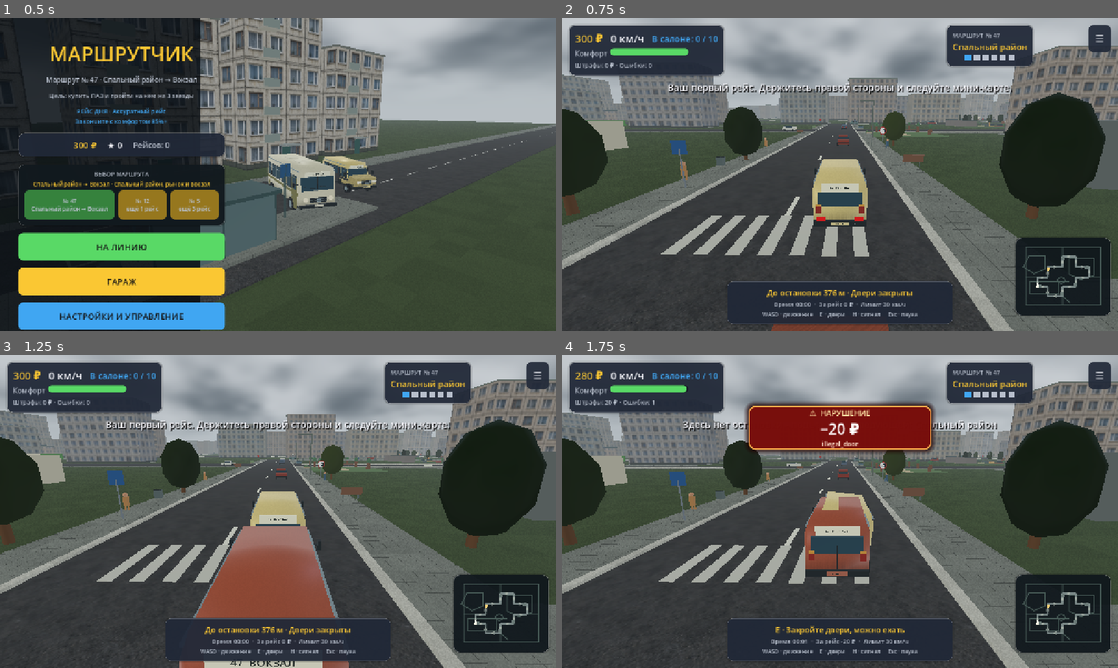
Above: before the commit, frames 1-4 (two rows, left to right).
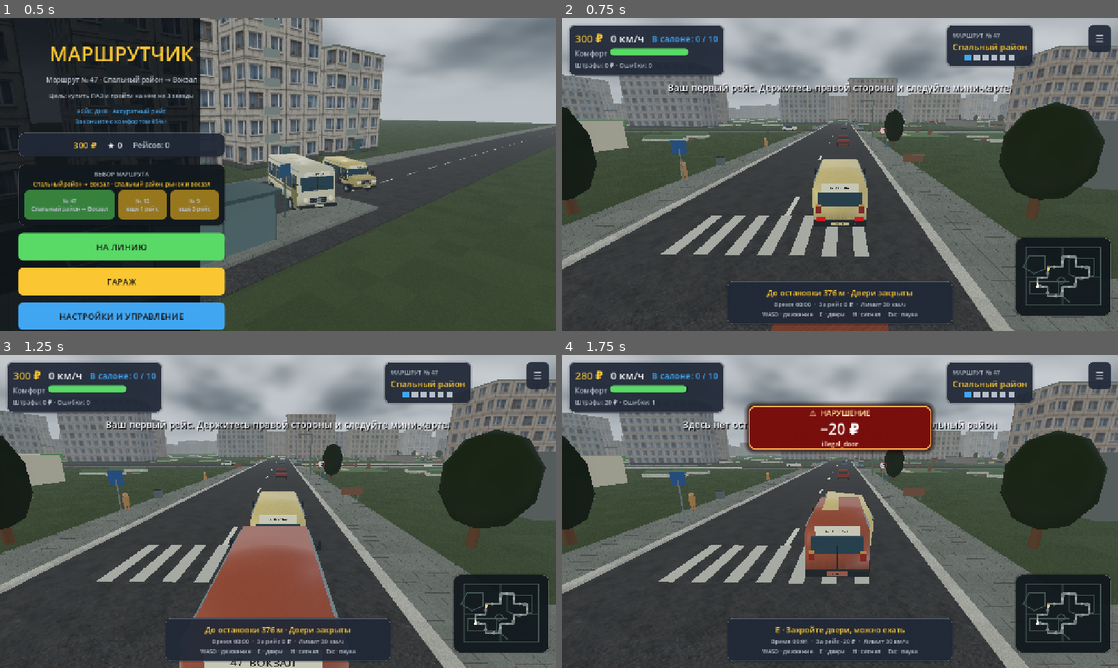
Above: after the commit, the same moments.

Repository: LuardeGames/marshrutchik_sim
Game: Godot game, scene res://scenes/main_menu/main_menu.tscn
Two runs of this game, one before a commit and one after it. Both use one fixed random seed, a clock stepped at 60 frames per second and the inputs below.
Inputs (mouse positions are in pixels of both pictures, inside the frame that each line leads up to):
- Up to frame 1 (0.5 s): no input
- Up to frame 2 (0.75 s): click "НА ЛИНИЮ" at 0.5 s
- Up to frame 3 (1.25 s): no input
- Up to frame 4 (1.75 s): tap Enter at 1.25 s; move the mouse to (962, 495) at 1.27 s; hold D (steer_right) from 1.28 s (still down); tap E (doors) at 1.35 s; click (962, 495) at 1.42 s

Frame 1 is identical in both runs. In frame 2, 2.5% of the frame differs, in the area x 0-98%, y 23-61%; in frame 3, 2.5%, in the area x 0-99%, y 20-58%; in frame 4, 2.5%.

Commit message:
Match driving penalties to asphalt surfaces and fill vacant garden lots

Diff:
--- a/scripts/game/gameplay.gd
+++ b/scripts/game/gameplay.gd
@@ -48,7 +48,7 @@
 	rule_enforcement = RULE_ENFORCEMENT_SCRIPT.new()
 	rule_enforcement.name = "RuleEnforcement"
 	add_child(rule_enforcement)
-	rule_enforcement.setup(vehicle, route_manager)
+	rule_enforcement.setup(vehicle, route_manager, world)
 	incident_manager = ROAD_INCIDENT_MANAGER_SCRIPT.new()
 	incident_manager.name = "RoadIncidentManager"
 	add_child(incident_manager)
--- a/scripts/world/rule_enforcement.gd
+++ b/scripts/world/rule_enforcement.gd
@@ -8,14 +8,18 @@
 var speed_limit_kmh: int = 40
 var _previous_position := Vector3.ZERO
 var _cooldowns: Dictionary = {}
+var _road_surfaces: Array = []
+var _offroad_time: float = 0.0
 
 const SPEED_TOLERANCE := 5.0
 const SIDEWALK_LIMIT := RouteDefinition.ROAD_WIDTH * 0.5 + 1.4
 
-func setup(vehicle_ref: VehicleController, route_ref: RouteManager) -> void:
+func setup(vehicle_ref: VehicleController, route_ref: RouteManager, world: Node3D = null) -> void:
 	vehicle = vehicle_ref
 	route_manager = route_ref
 	_previous_position = vehicle.global_position
+	if world != null:
+		_road_surfaces = world.get_meta("road_surfaces", [])
 
 func _physics_process(delta: float) -> void:
 	if vehicle == null or not GameManager.trip_running or GameManager.state != GameManager.State.DRIVING:
@@ -23,7 +27,7 @@
 	for key in _cooldowns.keys():
 		_cooldowns[key] = maxf(0.0, float(_cooldowns[key]) - delta)
 	_check_speed()
-	_check_surface()
+	_check_surface(delta)
 	_check_red_lights()
 	_previous_position = vehicle.global_position
 
@@ -45,13 +49,21 @@
 		return
 	_try_violation("speed", 28 if limit >= 30 else 40, 2.0, "Слишком быстро: лимит %d км/ч · штраф %d ₽" % [limit, 28 if limit >= 30 else 40], 4.0)
 
-func _check_surface() -> void:
+func _check_surface(delta: float) -> void:
 	var data := _nearest_route_data(vehicle.global_position)
 	var distance := float(data.get("distance", 0.0))
 	if _near_stop(vehicle.global_position, 18.0):
+		_offroad_time = 0.0
 		return # the bus bay is deliberately outside the road centreline
-	if distance > SIDEWALK_LIMIT and absf(vehicle.speed) > 1.5:
+	var on_road: bool = WorldBuilder.is_road_surface(vehicle.global_position, _road_surfaces, 0.35)
+	if _road_surfaces.is_empty():
+		on_road = distance <= SIDEWALK_LIMIT
+	_offroad_time = _offroad_time + delta if not on_road and absf(vehicle.speed) > 1.5 else 0.0
+	if _offroad_time >= 0.8:
 		_try_violation("sidewalk", 35, 3.0, "Съехали с дороги на тротуар · штраф 35 ₽", 3.0)
+	# Secondary streets are two-way; route direction cannot describe them.
+	if distance > RouteDefinition.ROAD_WIDTH * 0.5:
+		return
 	var direction: Vector3 = data.get("direction", Vector3.ZERO)
 	var forward := -vehicle.global_transform.basis.z
 	if direction.length() > 0.1 and forward.dot(direction) < -0.45 and vehicle.get_speed_kmh() > 8.0:
--- a/scripts/world/world_builder.gd
+++ b/scripts/world/world_builder.gd
@@ -36,6 +36,7 @@
 	CityDressing.build(parent, waypoints)
 	_build_filler(parent, waypoints, RandomNumberGenerator.new())
 	_build_trees(parent, waypoints)
+	_build_pocket_gardens(parent)
 
 	return {
 		"stops": stops,
@@ -174,6 +175,7 @@
 		var angle := atan2(dir.x, dir.z)
 
 		road_entries.append({"size": Vector3(ROAD_WIDTH, 0.12, length), "position": Vector3(mid.x, 0.06, mid.z), "y_rot": angle})
+		_register_road_surface(parent, a, b, ROAD_WIDTH, ROAD_WIDTH * 0.5)
 
 		# center dashed line
 		var dash_count: int = max(2, int(length / 8.0))
@@ -559,6 +561,7 @@
 	var link_surfaces: Array = []
 	for link in links:
 		streets.append(link)
+		_register_road_surface(parent, link[0], link[1], 10.0, 5.0)
 		var delta: Vector3 = link[1]-link[0]
 		link_surfaces.append({"size":Vector3(10,0.14,delta.length()+10),"position":(link[0]+link[1])*0.5+Vector3(0,0.07,0),"y_rot":atan2(delta.x,delta.z)})
 	_multimesh_boxes(parent,"ConnectingStreets",CityMaterials.surface("asphalt"),link_surfaces)
@@ -634,6 +637,7 @@
 		_box(parent, tree_pos, Vector3(1.0, 1.6, 1.0), Color("54704d"), true)
 
 static func _build_narrow_street(parent: Node3D, streets: Array, start: Vector3, finish: Vector3) -> void:
+	_register_road_surface(parent, start, finish, 6.2, 4.0)
 	var dir: Vector3 = (finish - start).normalized()
 	var middle: Vector3 = (start + finish) * 0.5
 	_box(parent, middle + Vector3(0, 0.05, 0), Vector3(6.2, 0.12, start.distance_to(finish) + 8.0), Color("343b3b"), false, atan2(dir.x, dir.z))
@@ -647,6 +651,7 @@
 static func _build_bridge_feature(parent: Node3D, streets: Array) -> void:
 	var start := Vector3(250, 0, -80)
 	var finish := Vector3(380, 0, -80)
+	_register_road_surface(parent, start, finish, 12.8, 0.0)
 	var dir: Vector3 = (finish - start).normalized()
 	var side: Vector3 = Vector3(-dir.z, 0, dir.x)
 	streets.append([start, finish])
@@ -658,6 +663,61 @@
 		_box(parent, post_pos + side * 6.3 + Vector3(0, 0.9, 0), Vector3(0.34, 1.8, 0.34), Color("8e887a"), true)
 		_box(parent, post_pos - side * 6.3 + Vector3(0, 0.9, 0), Vector3(0.34, 1.8, 0.34), Color("8e887a"), true)
 
+
+## Same oriented rectangles as the asphalt meshes, including extended ends.
+static func _register_road_surface(parent: Node3D, a: Vector3, b: Vector3, width: float, extension: float) -> void:
+	var surfaces: Array = parent.get_meta("road_surfaces", [])
+	surfaces.append({"a": a, "b": b, "width": width, "extension": extension})
+	parent.set_meta("road_surfaces", surfaces)
+
+static func is_road_surface(pos: Vector3, surfaces: Array, margin: float = 0.0) -> bool:
+	for surface: Dictionary in surfaces:
+		var a: Vector3 = surface["a"]
+		var b: Vector3 = surface["b"]
+		var direction: Vector3 = (b - a).normalized()
+		var offset: Vector3 = pos - a
+		var along: float = offset.dot(direction)
+		var lateral: float = absf(offset.dot(Vector3(-direction.z, 0, direction.x)))
+		var extension: float = float(surface["extension"]) + margin
+		if along >= -extension and along <= a.distance_to(b) + extension and lateral <= float(surface["width"]) * 0.5 + margin:
+			return true
+	return false
+
+## Small, reserved garden lots close gaps without placing another slab.
+static func _build_pocket_gardens(parent: Node3D) -> void:
+	var occupied: Array[Rect2] = []
+	_collect_occupied(parent, occupied)
+	var surfaces: Array = parent.get_meta("road_surfaces", [])
+	var paving: Array = []
+	var planters: Array = []
+	var foliage: Array = []
+	var seats: Array = []
+	var count: int = 0
+	for x in range(-120, 741, 22):
+		for z in range(-580, 261, 22):
+			var pos := Vector3(x, 0, z)
+			var lot := Rect2(Vector2(x - 7, z - 7), Vector2(14, 14))
+			var blocked: bool = is_road_surface(pos, surfaces, 13.0)
+			for rect: Rect2 in occupied:
+				if lot.intersects(rect):
+					blocked = true
+					break
+			if blocked:
+				continue
+			occupied.append(lot)
+			paving.append({"size": Vector3(10, 0.06, 2), "position": pos + Vector3(0, 0.03, 0), "y_rot": 0.0})
+			for side: float in [-1.0, 1.0]:
+				var bed: Vector3 = pos + Vector3(0, 0.25, side * 3.8)
+				planters.append({"size": Vector3(8, 0.5, 1.6), "position": bed, "y_rot": 0.0})
+				foliage.append({"size": Vector3(7.5, 0.65, 1.2), "position": bed + Vector3(0, 0.5, 0), "y_rot": 0.0})
+				_invisible_collider(parent, bed, Vector3(8, 1.1, 1.6))
+				seats.append({"size": Vector3(2.2, 0.45, 0.65), "position": pos + Vector3(side * 3, 0.225, 1.8), "y_rot": 0.0})
+			count += 1
+	parent.set_meta("pocket_gardens", count)
+	_multimesh_boxes(parent, "GardenPaths", CityMaterials.surface("paving"), paving)
+	_multimesh_boxes(parent, "GardenBeds", CityMaterials.surface("concrete"), planters)
+	_multimesh_boxes(parent, "GardenHedges", BusVisual.material(Color("57704b")), foliage)
+	_multimesh_boxes(parent, "GardenSeats", BusVisual.material(Color("735442")), seats)
 
 static func _collect_occupied(node: Node, occupied: Array[Rect2]) -> void:
 	if node.name == "GroundBody":
@@ -759,7 +819,7 @@
 					if pos.distance_to(sign_pos)<4.0:
 						hides_sign=true
 						break
-				if not hides_sign and _clear_of_road(pos, Vector3(1,1,1), waypoints):
+				if not hides_sign and _clear_of_road(pos, Vector3(1,1,1), waypoints) and not is_road_surface(pos, parent.get_meta("road_surfaces", []), 4.5):
 					transforms.append(Transform3D(Basis(), pos + Vector3(0, 0.8, 0)))
 					solid_positions.append(pos + Vector3(0, 1.15, 0))
 
--- /dev/null
+++ b/tests/road_surface_test.gd
@@ -0,0 +1,16 @@
+extends SceneTree
+
+func _init() -> void:
+	var world := Node3D.new()
+	WorldBuilder._register_road_surface(world, Vector3.ZERO, Vector3(0, 0, 100), 12.0, 6.0)
+	WorldBuilder._register_road_surface(world, Vector3(0, 0, 50), Vector3(100, 0, 50), 6.2, 4.0)
+	var surfaces: Array = world.get_meta("road_surfaces")
+	assert(WorldBuilder.is_road_surface(Vector3(0, 2, 20), surfaces))
+	assert(WorldBuilder.is_road_surface(Vector3(5.9, 0, -5.9), surfaces))
+	assert(WorldBuilder.is_road_surface(Vector3(70, 0, 50), surfaces))
+	assert(not WorldBuilder.is_road_surface(Vector3(70, 0, 54), surfaces))
+	assert(not WorldBuilder.is_road_surface(Vector3(9, 0, 20), surfaces))
+	assert(not WorldBuilder.is_road_surface(Vector3(0, 0, 107), surfaces))
+	world.free()
+	print("Road surface geometry: PASS")
+	quit()
